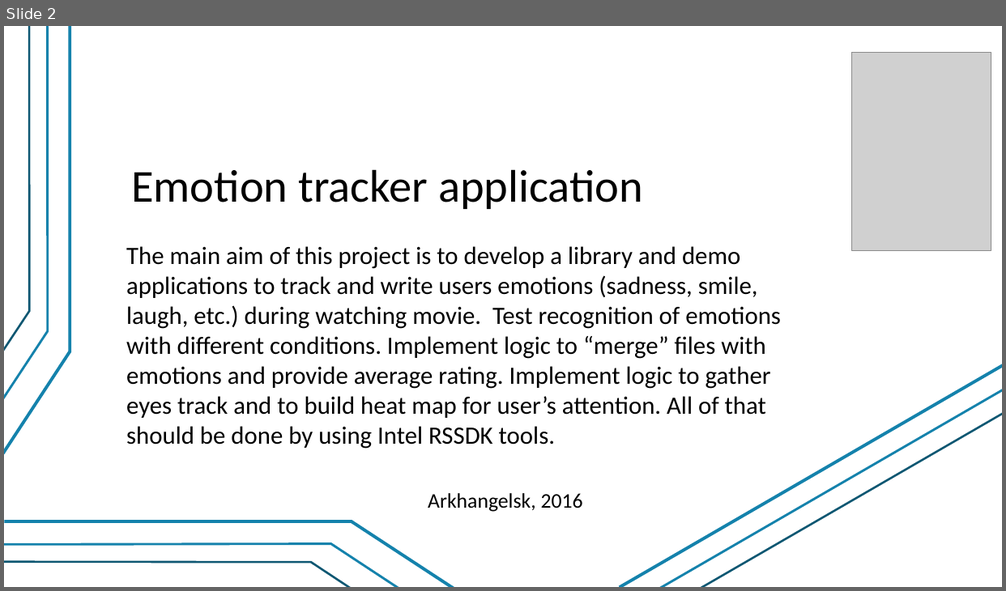
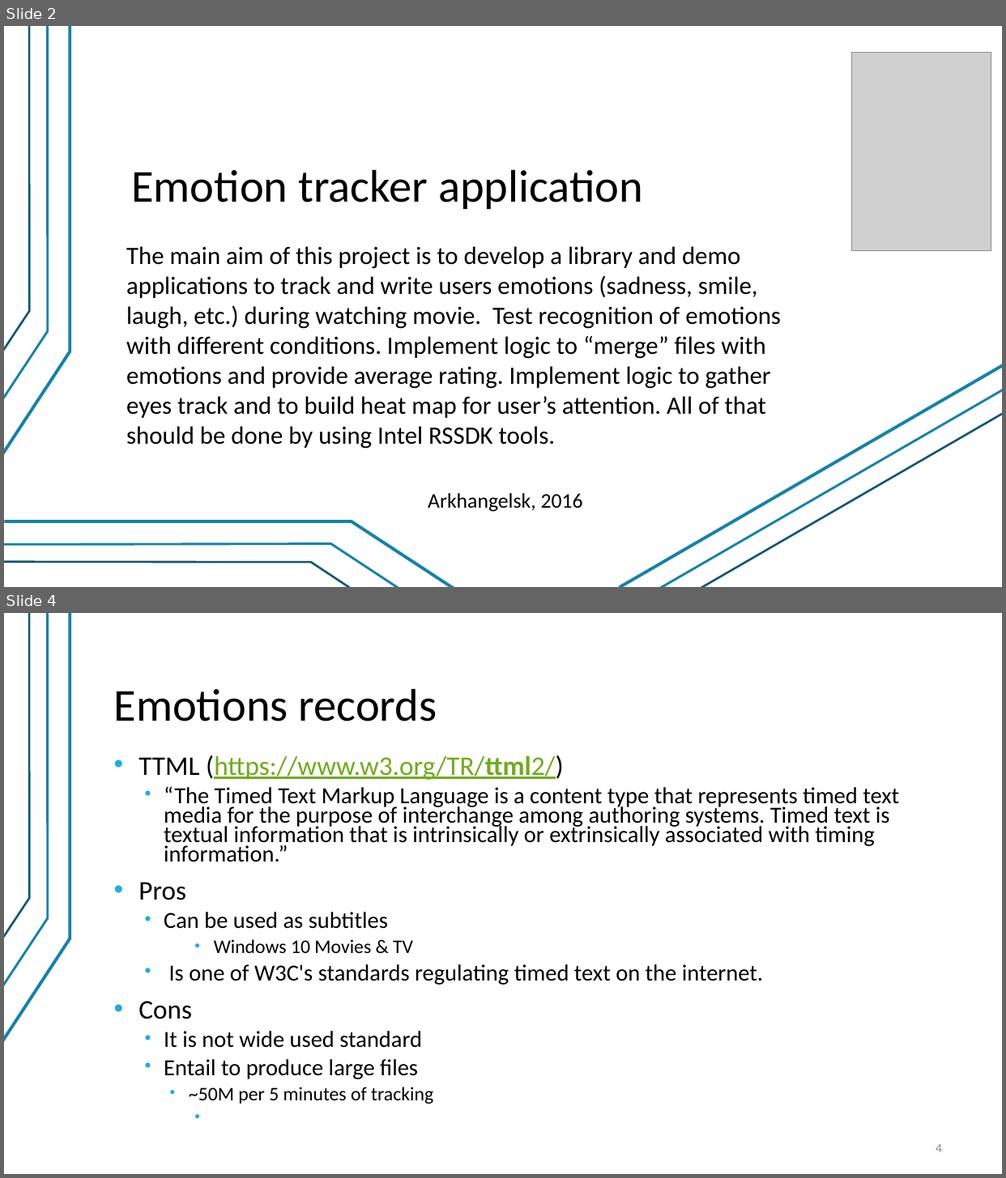
Before and after one commit to valber-8/emotracker, a slide deck: EmotionsTracker.pptx. Shown one above the other, each under a label of ours: slide 2 before the commit, slides 2 and 4 after it; the slides between them are not shown. The pictures are 1006x591 and 1006x1178 pixels, drawn with LibreOffice and Linux fonts; fonts in the diff are those of the drawing; grey boxes stand for pictures. Boxes give left, top, right and bottom in pixels: in the first picture for what was removed or moved away, otherwise in the second. Text is boxed around its words. In the diff, an @@ line names an element or a change of style, - is before the commit and + after.

Commit message:
Add ttml2cvs and ttml2srt

```diff
--- a/EmotionsTracker.pptx
+++ b/EmotionsTracker.pptx
@@ slide 4 added at (4,613,1002,1174), background #FFFFFF; not listed: 3 template elements that a slide beside it also shows @@
@@ title added at (114,688,437,722), 44 pt, text #000000 @@
+Emotions records
@@ text added at (138,756,899,1104), 22.2 pt, text #000000 @@
+• TTML (https://www.w3.org/TR/ttml2/)
+  • “The Timed Text Markup Language is a content type that represents timed text media for the purpose of interchange among authoring systems. Timed text is textual information that is intrinsically or extrinsically associated with timing information.”
+• Pros
+  • Can be used as subtitles
+      • Windows 10 Movies & TV
+  • Is one of W3C's standards regulating timed text on the internet.
+• Cons
+  • It is not wide used standard
+  • Entail to produce large files
+    • ~50M per 5 minutes of tracking
@@ page number added at (936,1144,942,1152), 12 pt, text #8C8C8C @@
+4
```
Also in this commit, not shown: 13 other slides added, 1 slide removed, 23 other files.
